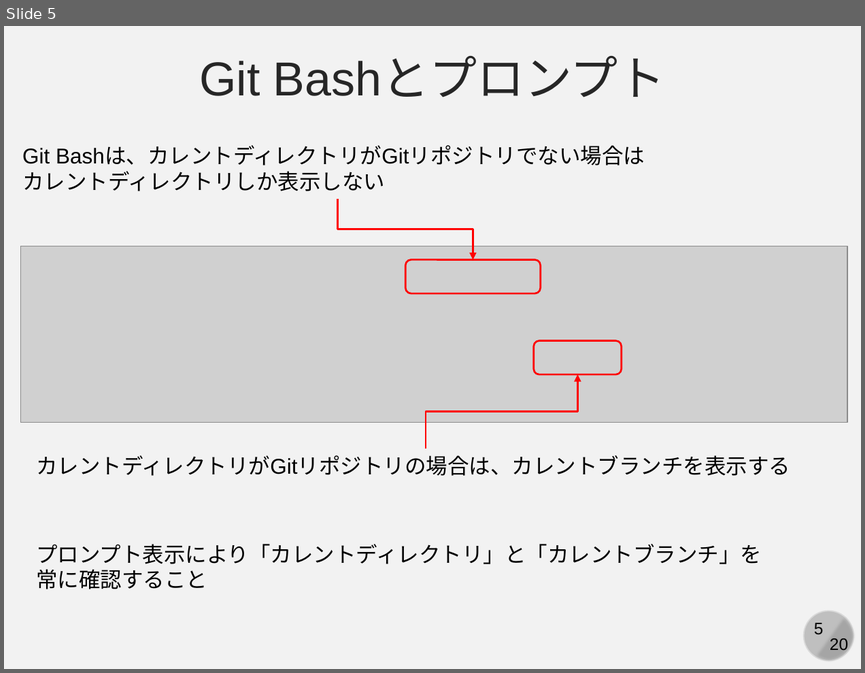
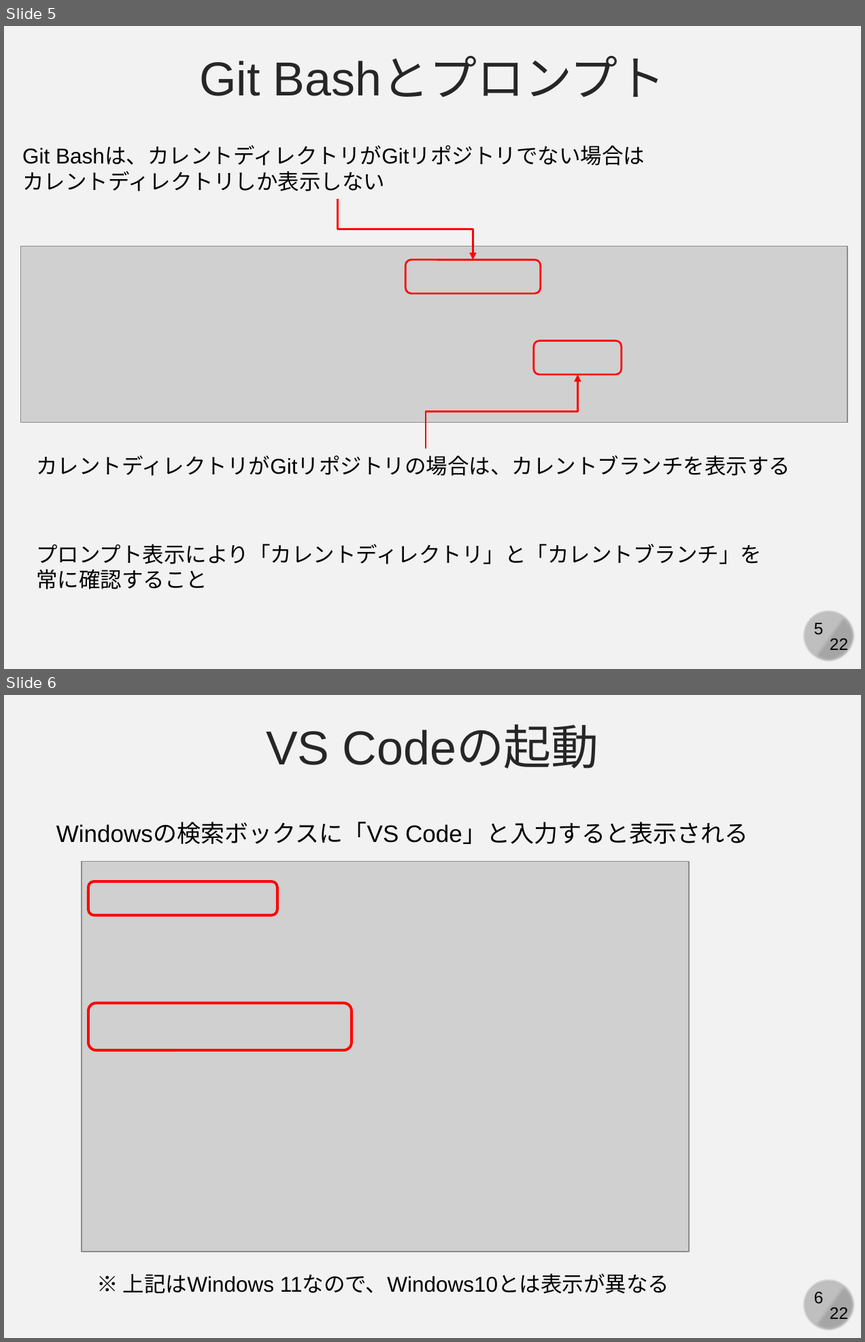
Before and after one commit to kaityo256/github, a slide deck: practice_basic/fig/slide.pptx. Shown one above the other, each under a label of ours: slide 5 before the commit, slides 5 and 6 after it. The pictures are 865x673 and 865x1342 pixels, drawn with LibreOffice and Linux fonts; fonts in the diff are those of the drawing; grey boxes stand for pictures. Boxes give left, top, right and bottom in pixels: in the first picture for what was removed or moved away, otherwise in the second. Text is boxed around its words. In the diff, an @@ line names an element or a change of style, - is before the commit and + after.

```diff
--- a/practice_basic/fig/slide.pptx
+++ b/practice_basic/fig/slide.pptx
@@ slide 6 added at (x1=4, y1=695, x2=861, y2=1338), background #F2F2F2; not listed: 4 template elements that a slide beside it also shows @@
@@ text added at (x1=266, y1=726, x2=599, y2=768), 40 pt, text #262626 @@
+VS Codeの起動
@@ text added at (x1=56, y1=822, x2=749, y2=844), 20 pt, text #000000 @@
+Windowsの検索ボックスに「VS Code」と入力すると表示される
@@ picture added at (x1=82, y1=861, x2=689, y2=1251) @@
@@ rounded rectangle added at (x1=88, y1=882, x2=277, y2=915), outline #FF0000 2.25 pt @@
@@ rounded rectangle added at (x1=88, y1=1002, x2=351, y2=1050), outline #FF0000 2.25 pt @@
@@ text added at (x1=123, y1=1274, x2=669, y2=1293), 18 pt, text #000000 @@
+※ 上記はWindows 11なので、Windows10とは表示が異なる
@@ slide 5 changed as well @@
@@ text at (x1=830, y1=638, x2=848, y2=654): text changed @@
-20
+22
```
Also in this commit, not shown: 19 other slides changed, 1 other slide added.
